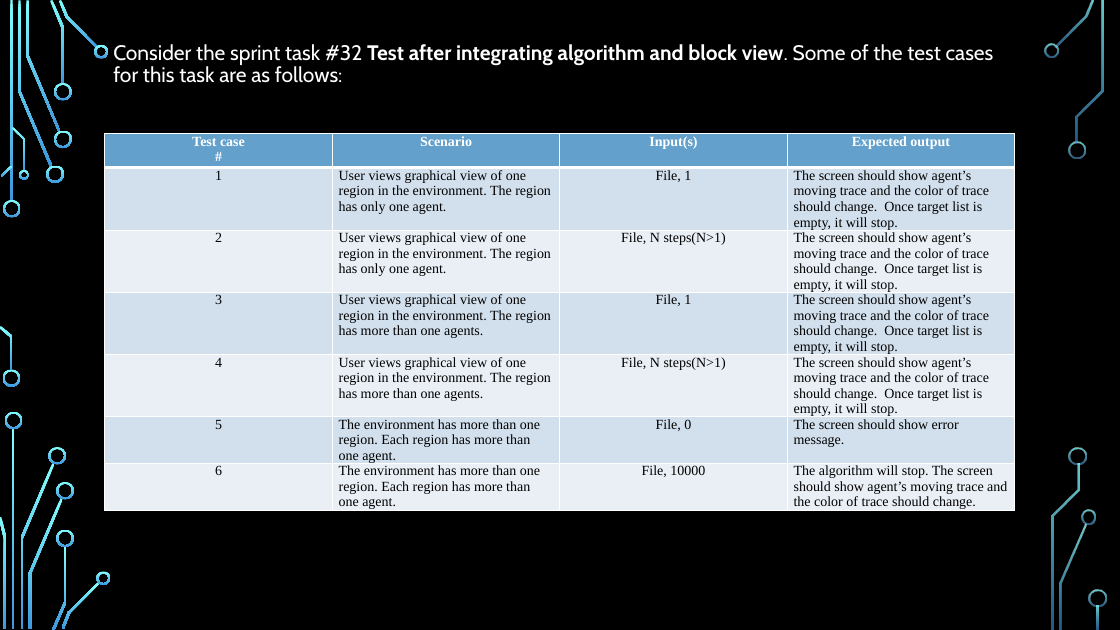
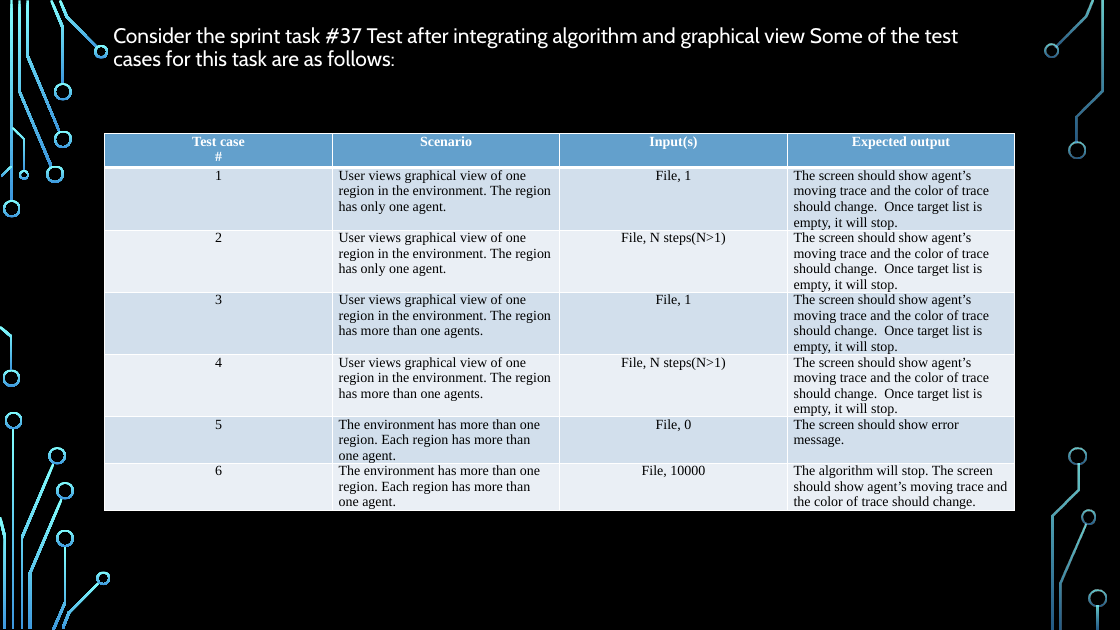
Before and after one commit to Giant-Visualize/Giant-Visualize-Multi-Agent-Patrolling, a slide deck: slide 10 of Document/GIANTS_ThirdPresentation.pptx. Drawn at 1120x630 pixels with LibreOffice and Linux fonts; fonts in the diff are those of the drawing; background and template pictures are left out. Boxes give left, top, right and bottom in pixels: in the first picture for what was removed or moved away, otherwise in the second. Text is boxed around its words. In the diff, an @@ line names an element or a change of style, - is before the commit and + after.

```diff
--- a/Document/GIANTS_ThirdPresentation.pptx
+++ b/Document/GIANTS_ThirdPresentation.pptx
@@ title at bbox=[113, 27, 958, 67]: text changed @@
-Consider the sprint task #32 Test after integrating algorithm and block view. Some of the test cases for this task are as follows:
+Consider the sprint task #37 Test after integrating algorithm and graphical view Some of the test cases for this task are as follows:
```
Also in this commit, not shown: 3 other slides changed, 1 slide added, 1 slide removed, 25 other files.
